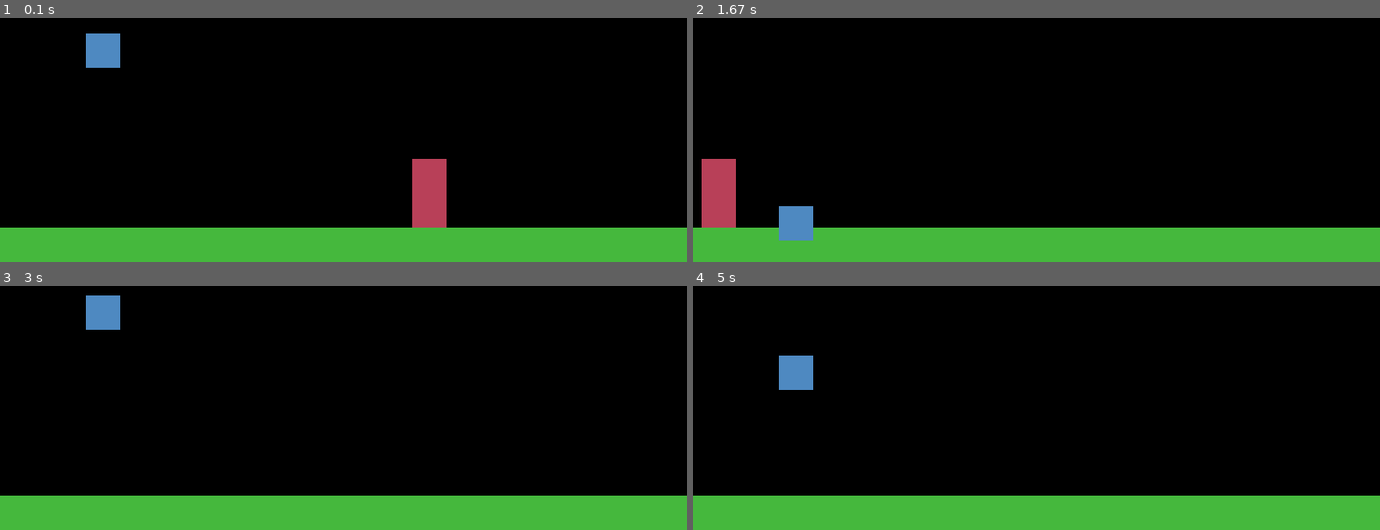
Above: before the commit, frames 1-4 (two rows, left to right).
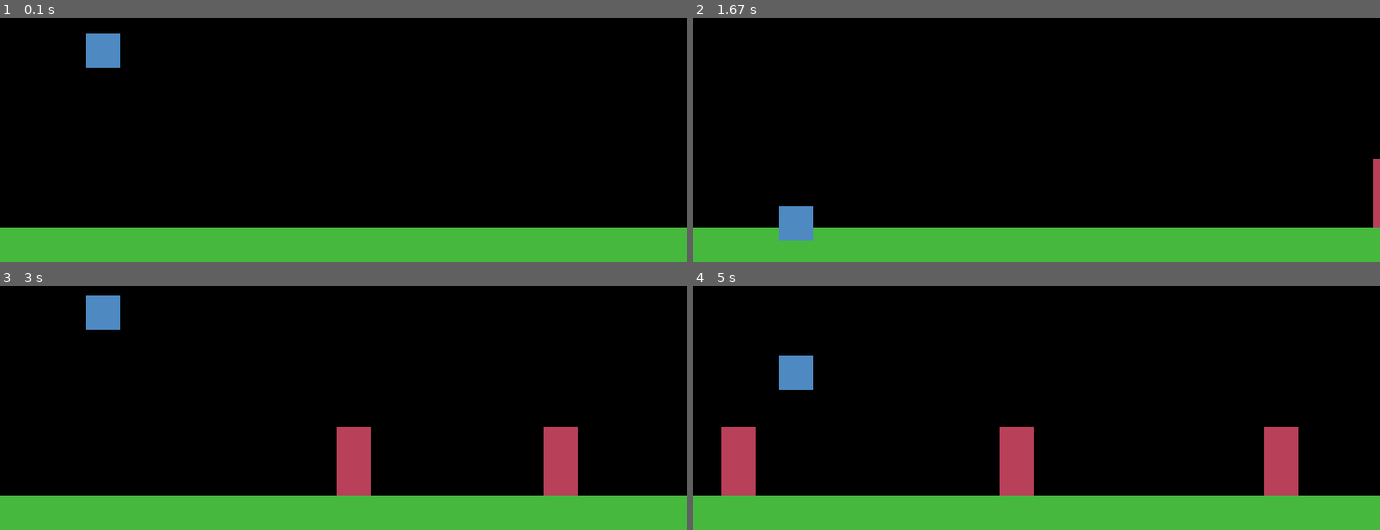
Above: after the commit, the same moments.

Repository: pablolupo84/projetc_pygame
Game: pygame game, started from main.py
Two runs of this game, one before a commit and one after it. Both use one fixed random seed, a clock stepped at 60 frames per second and the inputs below.
Inputs:
- Up to frame 1 (0.1 s): no input
- Up to frame 2 (1.67 s): tap Space at 0.33, 0.73, 1.03, 1.23, 1.57 s
- Up to frame 3 (3 s): tap Space at 1.87, 2.07, 2.37, 2.63, 2.97 s
- Up to frame 4 (5 s): tap Space at 3.27, 3.4, 3.8, 4.1, 4.87 s

The runs differ from the first frame. In frame 1, 1.4% of the frame differs, in the area x 60-65%, y 57-86%; in frame 2, 1.7%; in frame 3, 2.8%; in frame 4, 4.2%, in the area x 4-89%, y 57-86%.

Commit message:
Generando Obstaculos

Diff:
--- a/game/config.py
+++ b/game/config.py
@@ -11,3 +11,5 @@
 PLAYER_GRAV=1.2
 
 SPEED=5
+
+MAX_WALLS=10
--- a/game/game.py
+++ b/game/game.py
@@ -1,5 +1,6 @@
 import pygame
 import sys
+import random
 
 from .config import *
 from .platform import Platform
@@ -27,12 +28,28 @@
         self.platform=Platform()
         self.player=Player(100,self.platform.rect.top-200)
 
-        self.wall=Wall(500,self.platform.rect.top)
+        # self.wall=Wall(500,self.platform.rect.top)
 
         self.sprites=pygame.sprite.Group()
+        self.walls=pygame.sprite.Group()
+
         self.sprites.add(self.platform)
         self.sprites.add(self.player)
-        self.sprites.add(self.wall)
+        # self.sprites.add(self.wall)
+        self.generate_walls()
+
+    def generate_walls(self):
+        last_position=WIDTH + 100
+        if not len(self.walls)>0:
+            for w in range(0,MAX_WALLS):
+                left=random.randrange(last_position+200,last_position+400)
+                wall=Wall(left,self.platform.rect.top)
+
+                last_position=wall.rect.right
+
+                self.sprites.add(wall)
+                self.walls.add(wall)
+
 
 
     def run(self):
